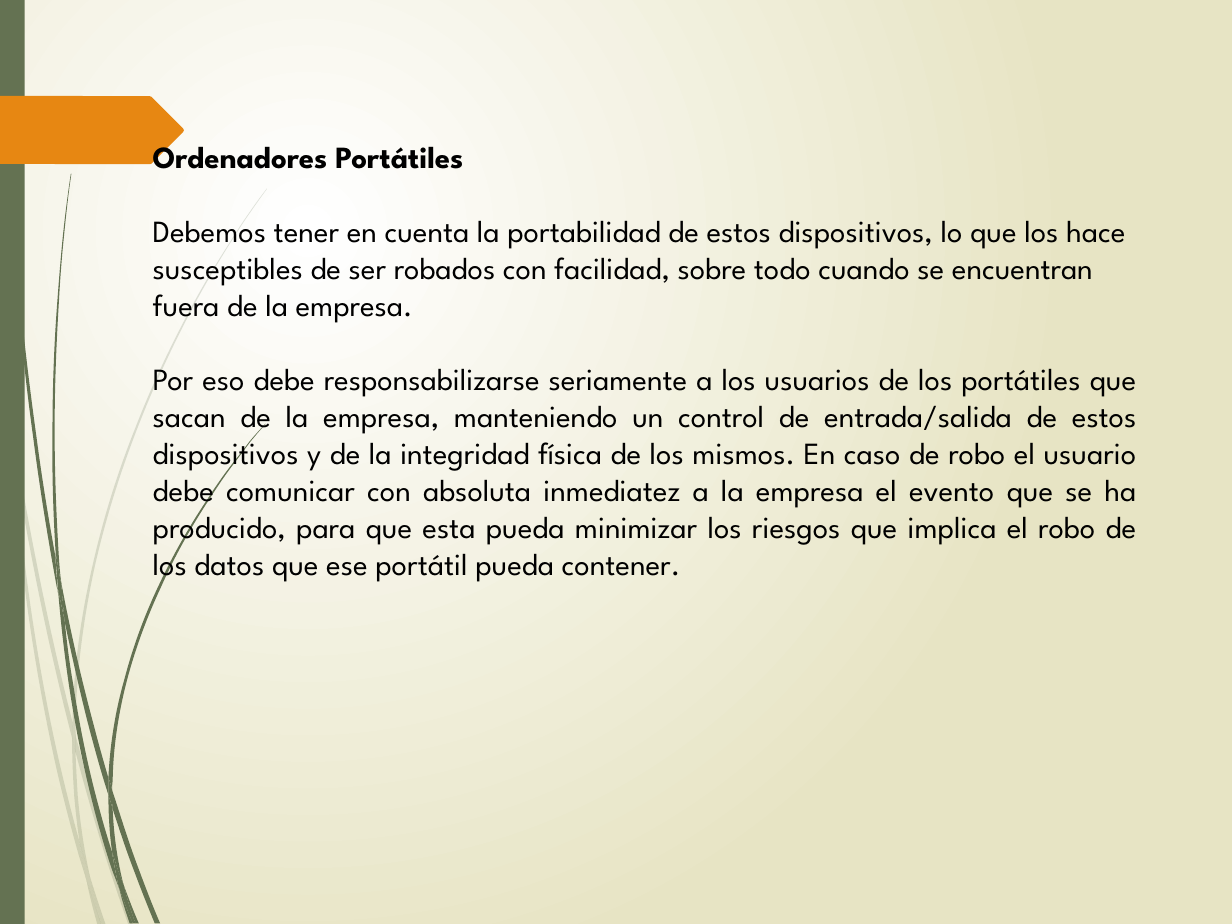
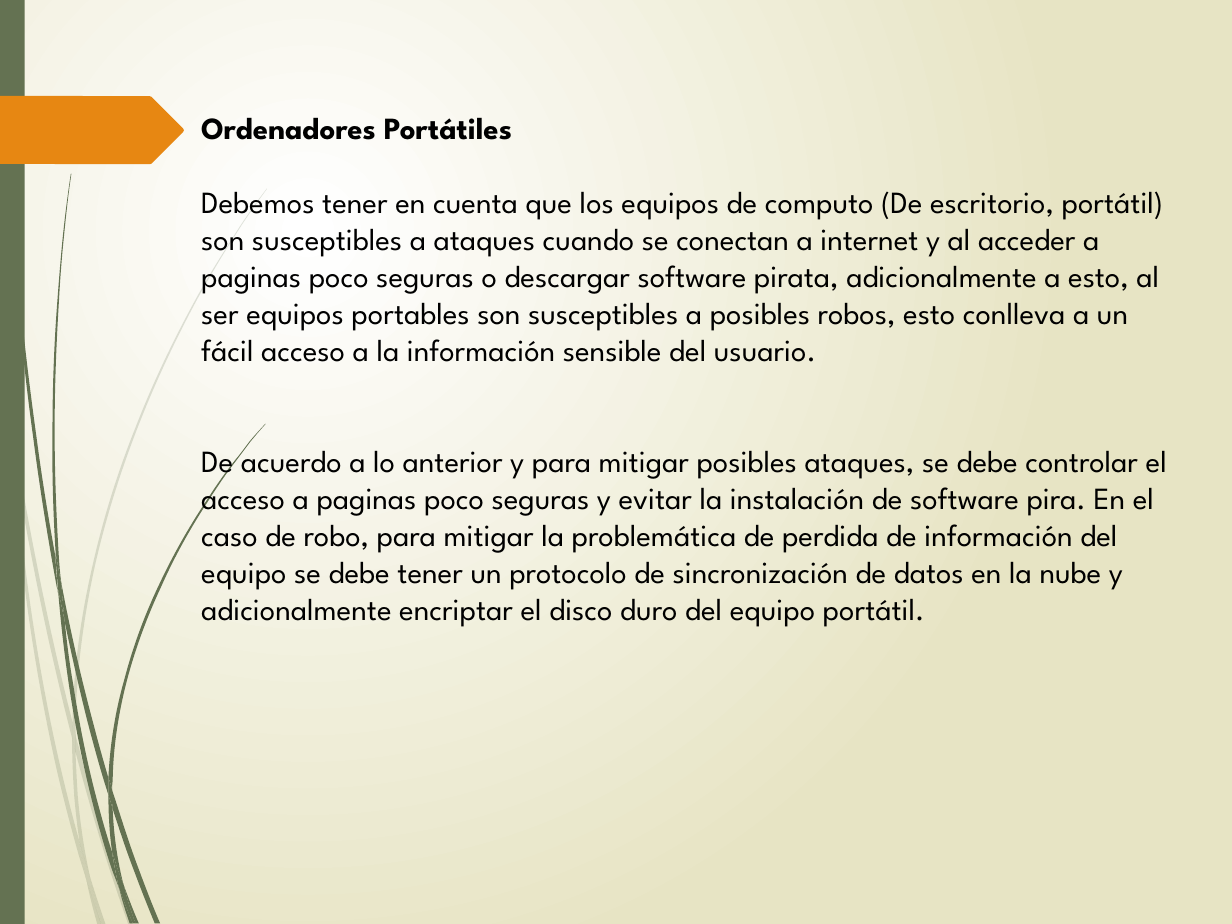
Before and after one commit to YarithzaGalindoAyala/Fase3_ConstruccionOVI, a slide deck: slide 5 of Docu/docu5.pptx. Drawn at 1232x924 pixels with LibreOffice and Linux fonts; fonts in the diff are those of the drawing. Boxes give left, top, right and bottom in pixels: in the first picture for what was removed or moved away, otherwise in the second. Text is boxed around its words. In the diff, an @@ line names an element or a change of style, - is before the commit and + after.

```diff
--- a/Docu/docu5.pptx
+++ b/Docu/docu5.pptx
@@ text "Ordenadores Portátiles": place and size @@
-text "Ordenadores Portátiles" at [153,137,1137,585]
+text "Ordenadores Portátiles" at [201,117,1167,627]
@@ text at [201,191,1167,627]: text changed @@
-Debemos tener en cuenta la portabilidad de estos dispositivos, lo que los hace susceptibles de ser robados con facilidad, sobre todo cuando se encuentran fuera de la empresa.
-Por eso debe responsabilizarse seriamente a los usuarios de los portátiles que sacan de la empresa, manteniendo un control de entrada/salida de estos dispositivos y de la integridad física de los mismos. En caso de robo el usuario debe comunicar con absoluta inmediatez a la empresa el evento que se ha producido, para que esta pueda minimizar los riesgos que implica el robo de los datos que ese portátil pueda contener.
+Debemos tener en cuenta que los equipos de computo (De escritorio, portátil) son susceptibles a ataques cuando se conectan a internet y al acceder a paginas poco seguras o descargar software pirata, adicionalmente a esto, al ser equipos portables son susceptibles a posibles robos, esto conlleva a un fácil acceso a la información sensible del usuario.
+De acuerdo a lo anterior y para mitigar posibles ataques, se debe controlar el acceso a paginas poco seguras y evitar la instalación de software pira. En el caso de robo, para mitigar la problemática de perdida de información del equipo se debe tener un protocolo de sincronización de datos en la nube y adicionalmente encriptar el disco duro del equipo portátil.
```
Also in this commit, not shown: 4 other slides changed.
